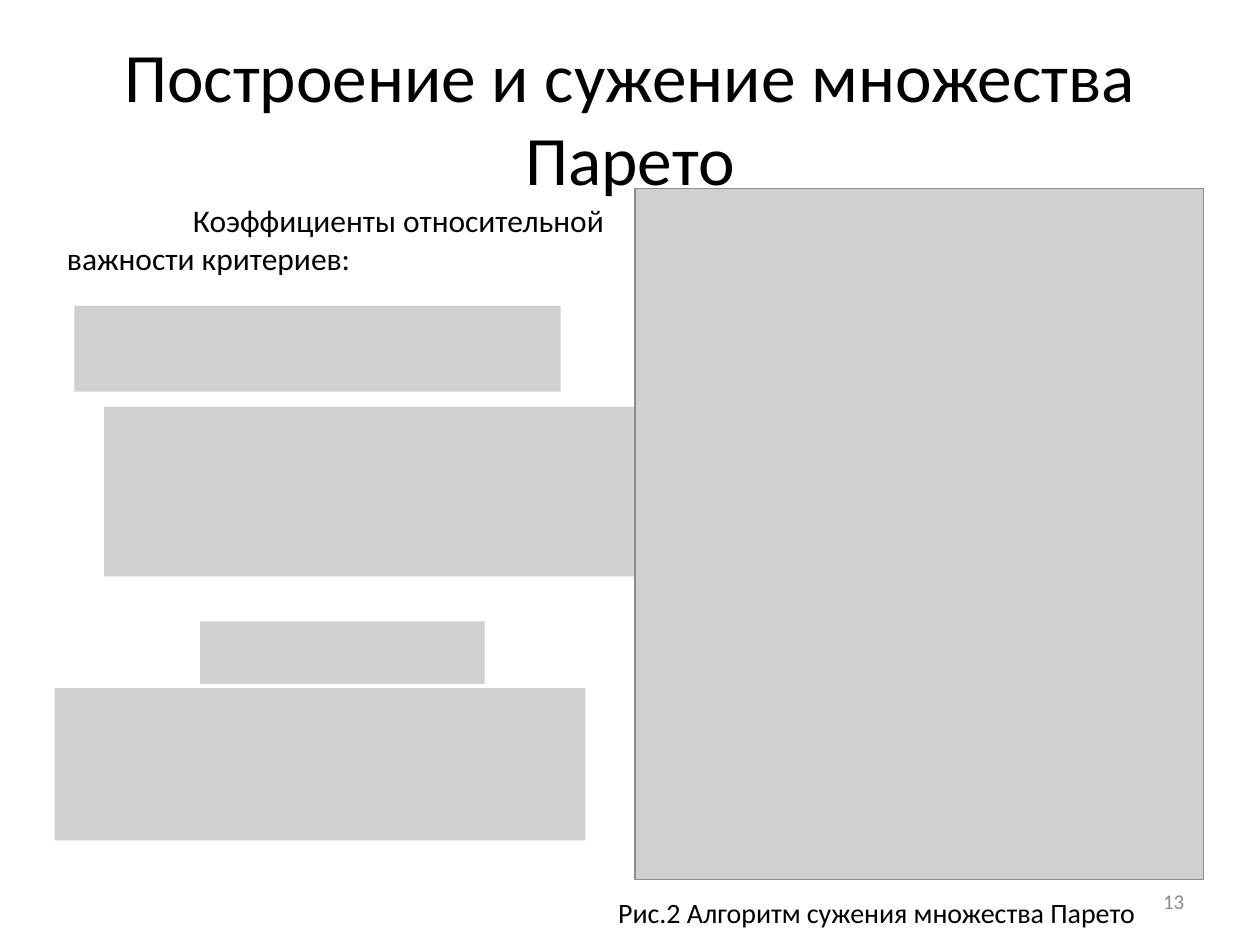
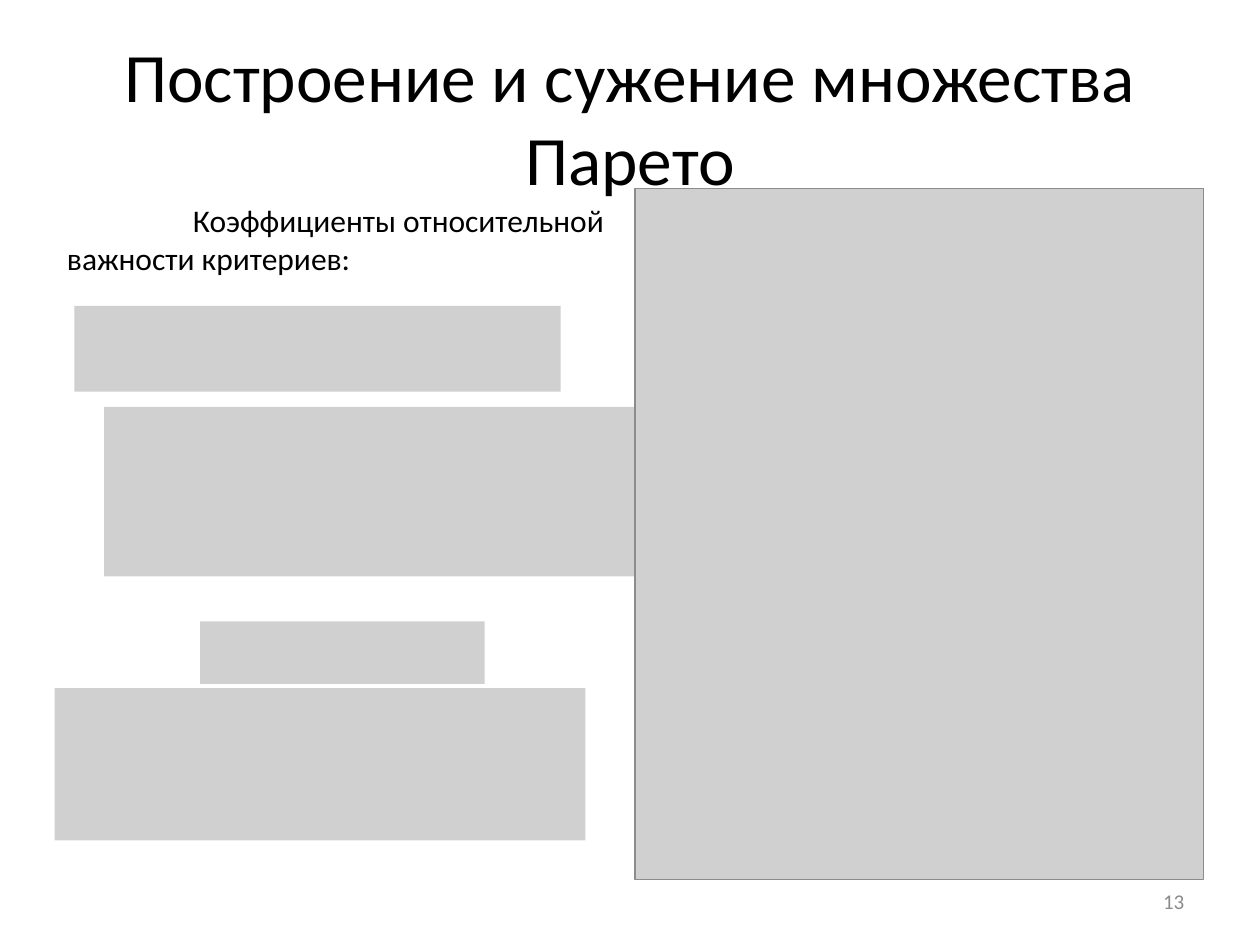
Before and after one commit to arkuzmin/diplom, a slide deck: slide 13 of optimization/4 семестр/РПЗ/Презентация_v2.0.pptx. Drawn at 1260x945 pixels with LibreOffice and Linux fonts; fonts in the diff are those of the drawing; grey boxes stand for pictures. Boxes give left, top, right and bottom in pixels: in the first picture for what was removed or moved away, otherwise in the second. Text is boxed around its words. In the diff, an @@ line names an element or a change of style, - is before the commit and + after.

```diff
--- a/optimization/4 семестр/РПЗ/Презентация_v2.0.pptx
+++ b/optimization/4 семестр/РПЗ/Презентация_v2.0.pptx
@@ text removed at (618, 905, 1134, 928) @@
-Рис.2 Алгоритм сужения множества Парето
```
Also in this commit, not shown: 2 other slides changed, 1 other file.
